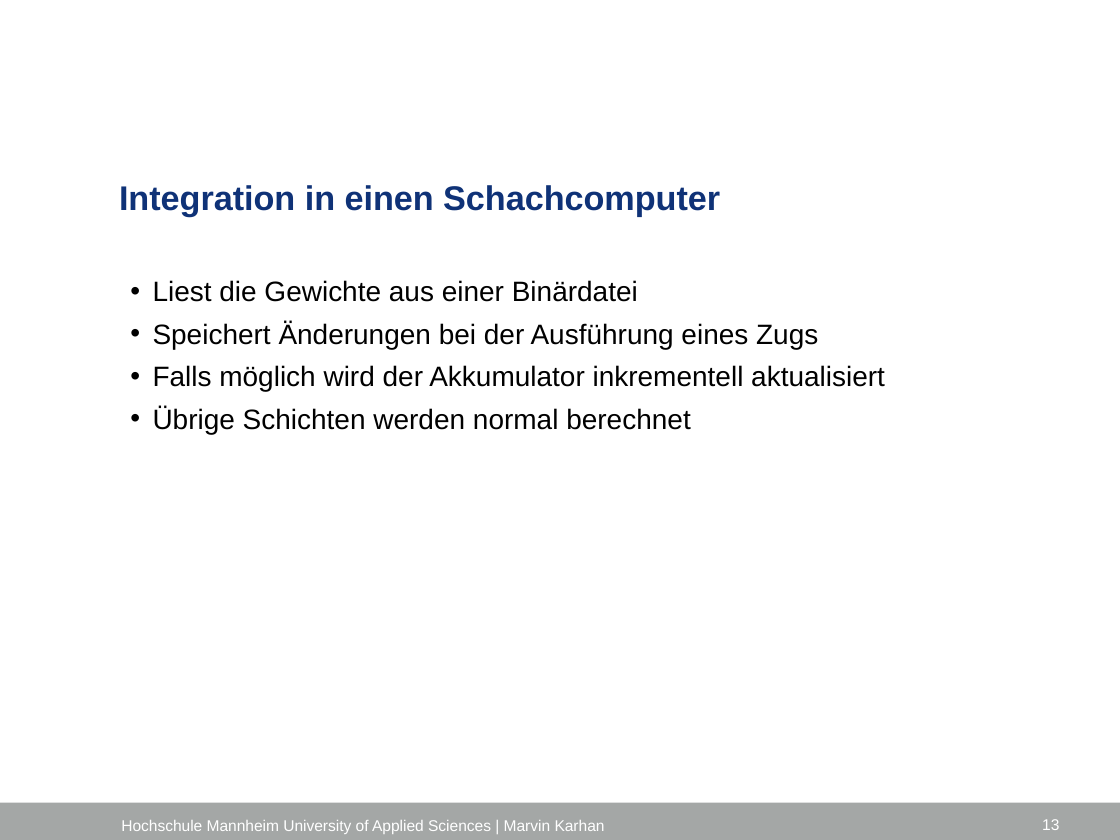
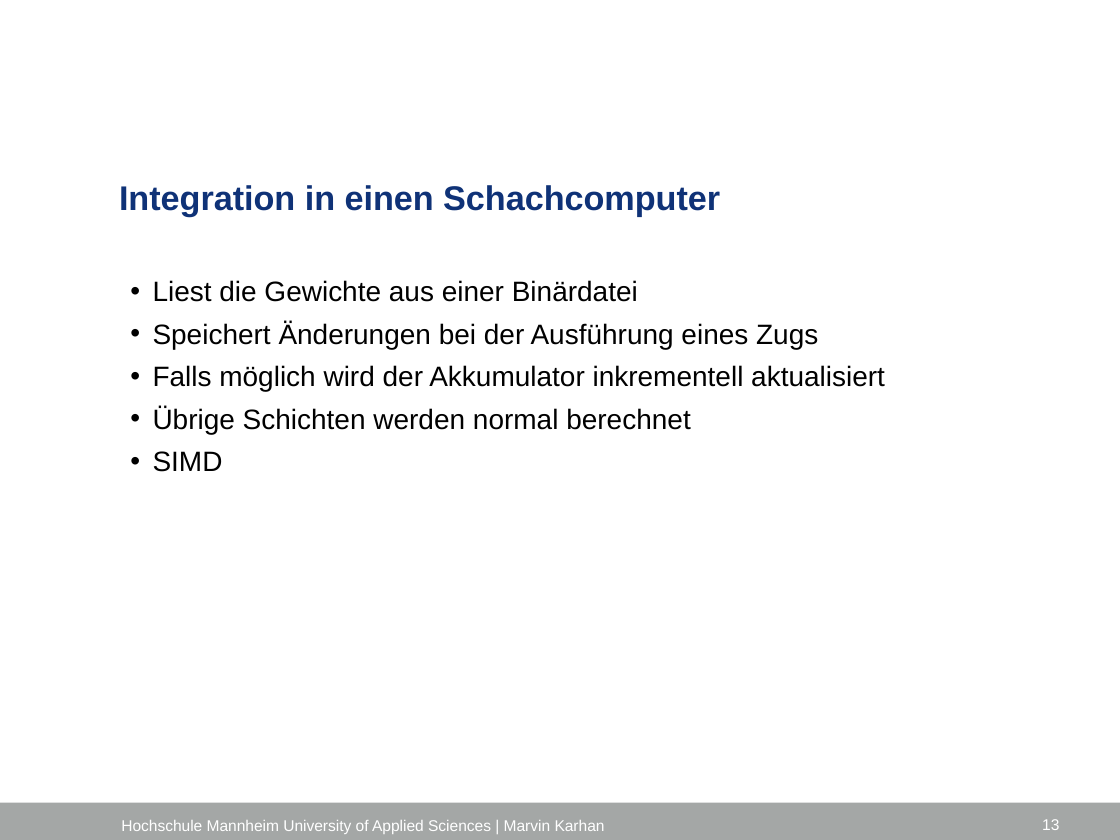
Before and after one commit to marvinkarhan/Bachelorarbeit, a slide deck: slide 13 of latex/Kolloquium/Kolloquium_Marvin_Karhan.pptx. Drawn at 1120x840 pixels with LibreOffice and Linux fonts; fonts in the diff are those of the drawing; background and template pictures are left out. Boxes give left, top, right and bottom in pixels: in the first picture for what was removed or moved away, otherwise in the second. Text is boxed around its words. In the diff, an @@ line names an element or a change of style, - is before the commit and + after.

```diff
--- a/latex/Kolloquium/Kolloquium_Marvin_Karhan.pptx
+++ b/latex/Kolloquium/Kolloquium_Marvin_Karhan.pptx
@@ text at (153,451,223,472): paragraph added @@
+  • SIMD
```
Also in this commit, not shown: 2 other slides changed.
